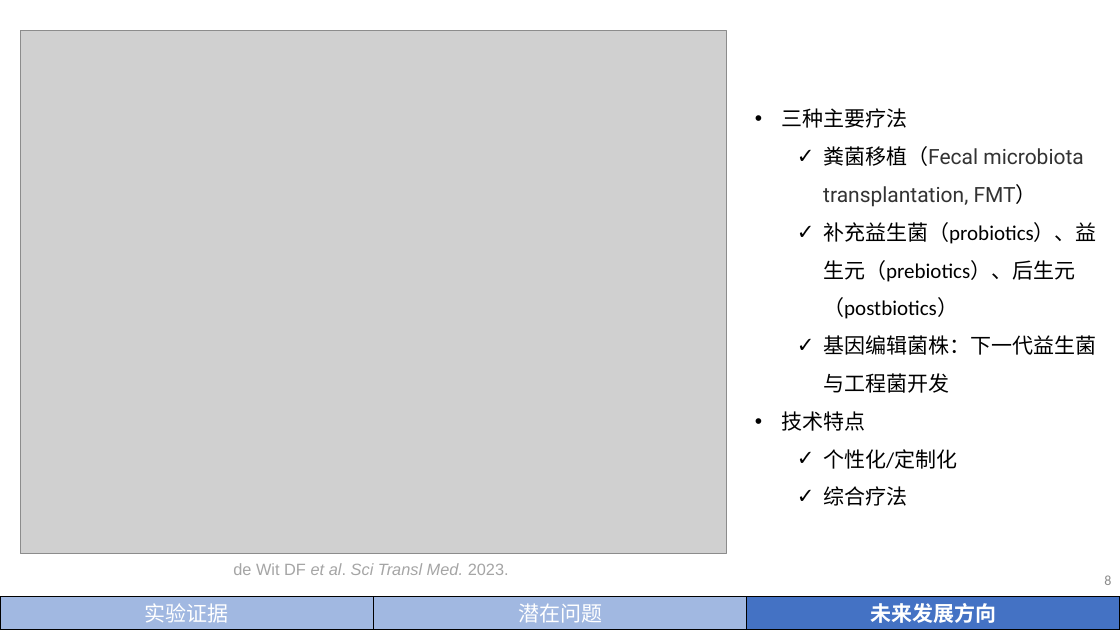
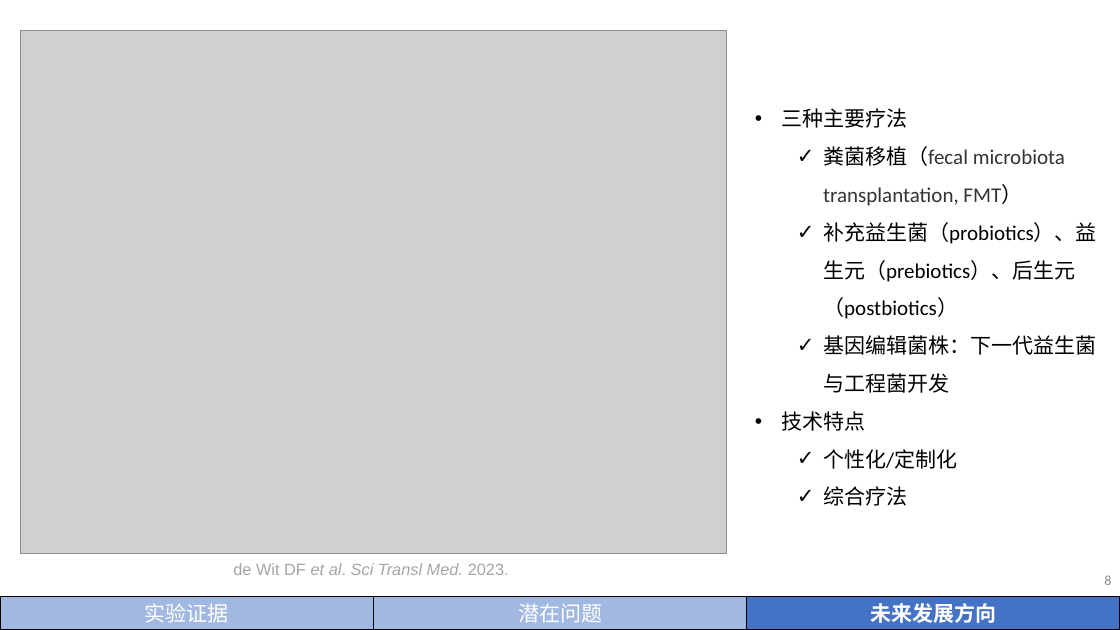
Before and after one commit to vwOvOwv/PKU-Undergraduate-Course, a slide deck: slide 8 of 微生物学(Microbiology)/pre/肠道菌群与减肥.pptx. Drawn at 1120x630 pixels with LibreOffice and Linux fonts; fonts in the diff are those of the drawing; grey boxes stand for pictures. Boxes give left, top, right and bottom in pixels: in the first picture for what was removed or moved away, otherwise in the second. Text is boxed around its words. In the diff, an @@ line names an element or a change of style, - is before the commit and + after.

Commit message:
update pre

```diff
--- a/微生物学(Microbiology)/pre/肠道菌群与减肥.pptx
+++ b/微生物学(Microbiology)/pre/肠道菌群与减肥.pptx
@@ text at bbox=[823, 146, 1065, 206]: text changed; font Roboto to Calibri @@
-  ✓ 粪菌移植（Fecal microbiota transplantation, FMT）
+  ✓ 粪菌移植（fecal microbiota transplantation, FMT）
```
